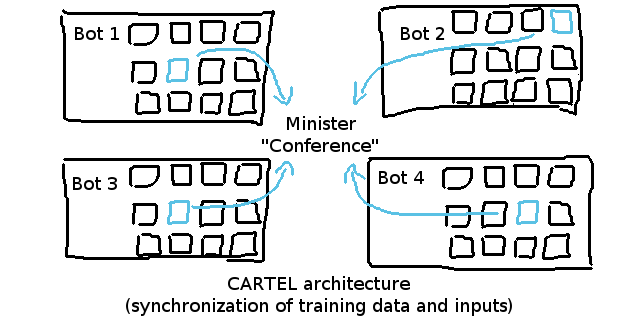
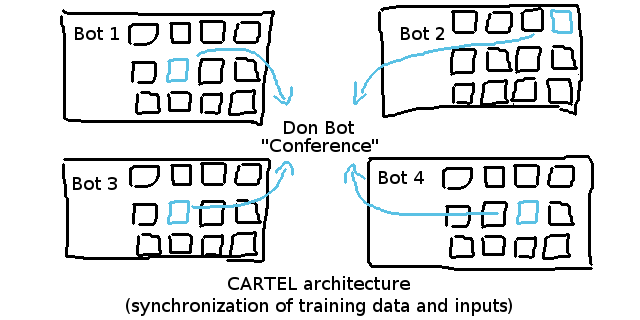
Layer changes from the first 640 × 320 image to the second:
painted on "cartel-hyperneat" over 284, 116, 356, 134
